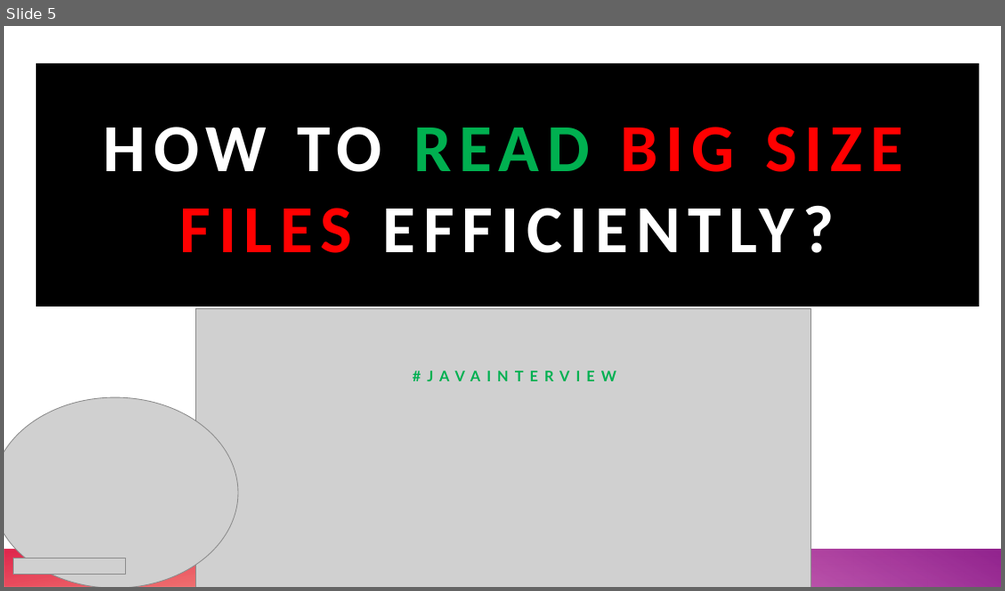
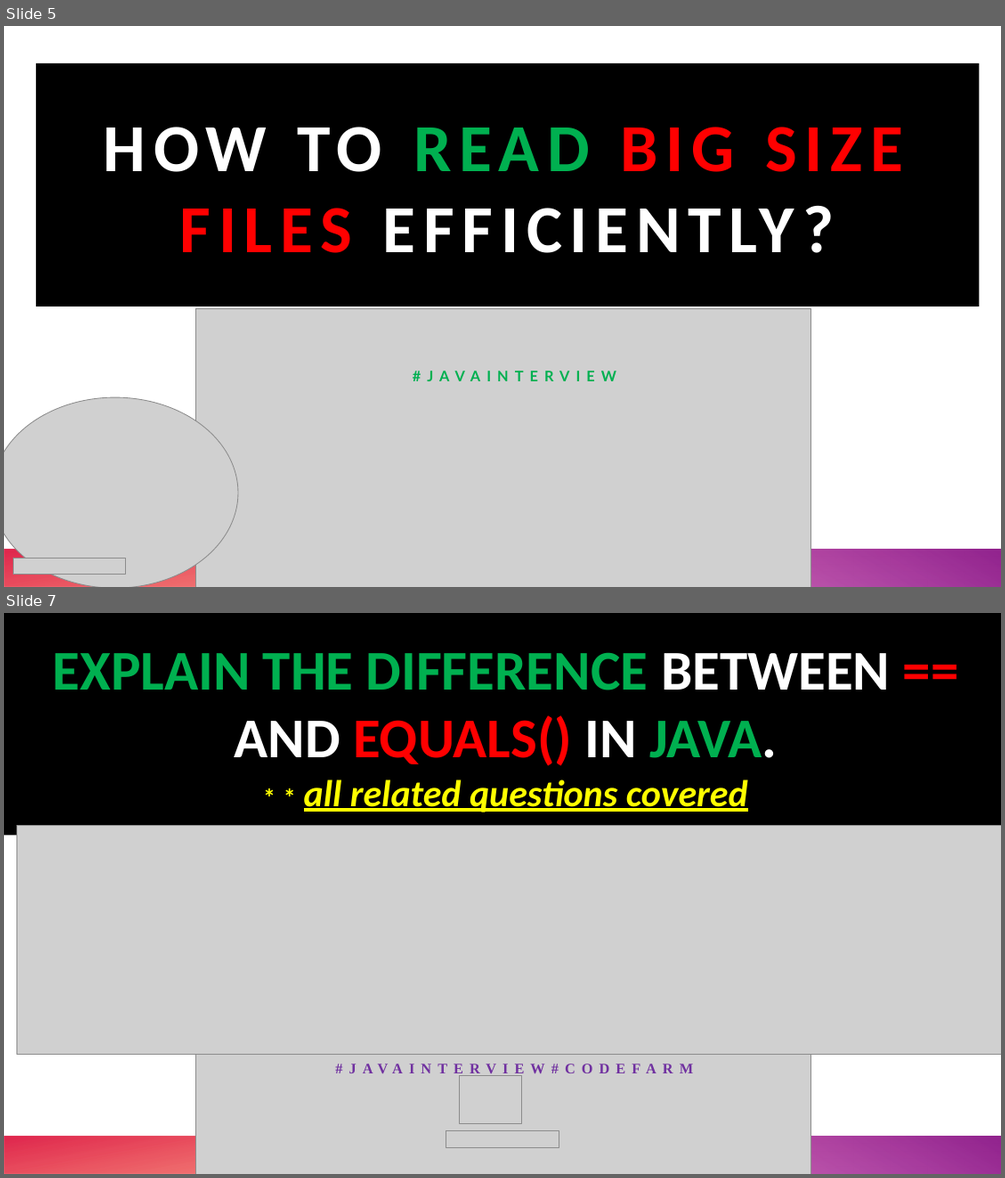
Before and after one commit to codefarm0/interview-preparation, a slide deck: java/java interview.pptx. Shown one above the other, each under a label of ours: slide 5 before the commit, slides 5 and 7 after it; the slides between them are not shown. The pictures are 1005x591 and 1005x1178 pixels, drawn with LibreOffice and Linux fonts; fonts in the diff are those of the drawing; grey boxes stand for pictures. Boxes give left, top, right and bottom in pixels: in the first picture for what was removed or moved away, otherwise in the second. Text is boxed around its words. In the diff, an @@ line names an element or a change of style, - is before the commit and + after.

Commit message:
new question
video https://youtu.be/PdtCEq5dzYE

```diff
--- a/java/java interview.pptx
+++ b/java/java interview.pptx
@@ slide 7 added at (4, 613, 1001, 1174), background #FFFFFF; not listed: 2 template elements that a slide beside it also shows @@
@@ title added at (53, 652, 890, 812), 54 pt, text #FFFF00, bold @@
+EXPLAIN THE DIFFERENCE BETWEEN == AND EQUALS() IN JAVA.
+**all related questions covered
@@ picture added at (16, 826, 1001, 1054) @@
@@ picture added at (195, 896, 810, 1174) @@
@@ subtitle added at (141, 1051, 889, 1101), 14 pt, text #7030A0, bold @@
+#JAVAINTERVIEW#CODEFARM
@@ picture added at (460, 1075, 521, 1123) @@
@@ picture added at (446, 1131, 558, 1148) @@
```
Also in this commit, not shown: 3 slides changed, 9 other slides added, 1 slide removed, 3 other files.
